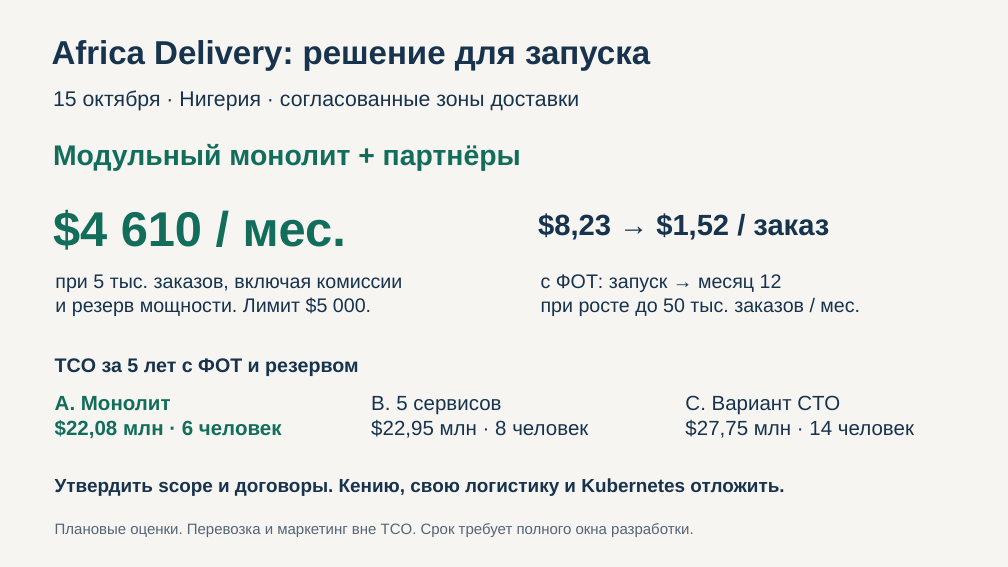
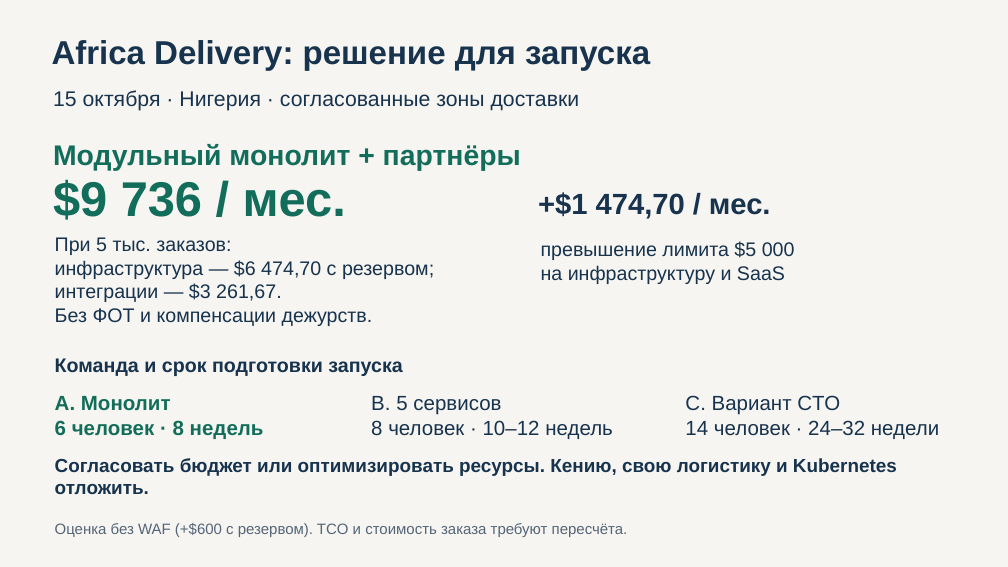
Before and after one commit to GDreyV/ya.solution-architect, a slide deck: slide 1 of sprint-9/Task2/nairobi-slide.pptx. Drawn at 1008x567 pixels with LibreOffice and Linux fonts; fonts in the diff are those of the drawing. Boxes give left, top, right and bottom in pixels: in the first picture for what was removed or moved away, otherwise in the second. Text is boxed around its words. In the diff, an @@ line names an element or a change of style, - is before the commit and + after.

Commit message:
Adjust slides

```diff
--- a/sprint-9/Task2/nairobi-slide.pptx
+++ b/sprint-9/Task2/nairobi-slide.pptx
@@ text at (53,179,346,220): text changed @@
-$4 610 / мес.
+$9 736 / мес.
@@ text at (538,192,771,219): text changed @@
-$8,23 → $1,52 / заказ
++$1 474,70 / мес.
@@ text at (55,237,434,326): text changed @@
-при 5 тыс. заказов, включая комиссии
-и резерв мощности. Лимит $5 000.
+При 5 тыс. заказов:
+инфраструктура — $6 474,70 с резервом;
+интеграции — $3 261,67.
+Без ФОТ и компенсации дежурств.
@@ text at (541,241,795,284): text changed @@
-с ФОТ: запуск → месяц 12
-при росте до 50 тыс. заказов / мес.
+превышение лимита $5 000
+на инфраструктуру и SaaS
@@ text at (55,358,402,376): text changed @@
-TCO за 5 лет с ФОТ и резервом
+Команда и срок подготовки запуска
@@ text at (55,420,264,439): text changed @@
-$22,08 млн · 6 человек
+6 человек · 8 недель
@@ text at (371,420,613,439): text changed @@
-$22,95 млн · 8 человек
+8 человек · 10–12 недель
@@ text at (685,420,939,439): text changed @@
-$27,75 млн · 14 человек
+14 человек · 24–32 недели
@@ text at (55,458,897,494): text changed @@
-Утвердить scope и договоры. Кению, свою логистику и Kubernetes отложить.
+Согласовать бюджет или оптимизировать ресурсы. Кению, свою логистику и Kubernetes отложить.
@@ text at (55,523,628,537): text changed @@
-Плановые оценки. Перевозка и маркетинг вне TCO. Срок требует полного окна разработки.
+Оценка без WAF (+$600 с резервом). TCO и стоимость заказа требуют пересчёта.
```
Also in this commit, not shown: 4 other files.
